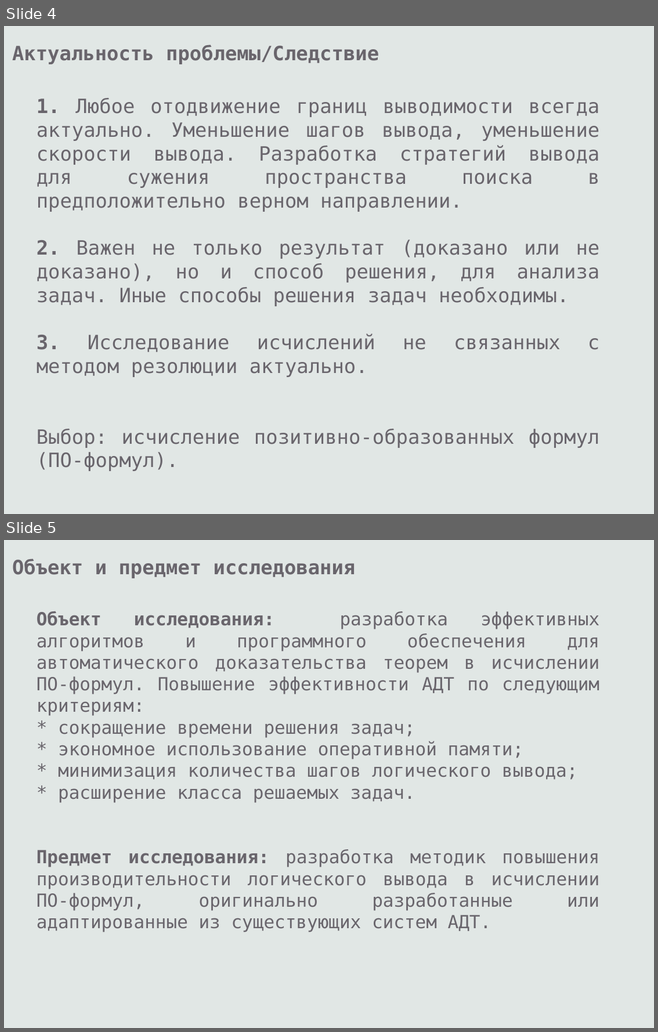
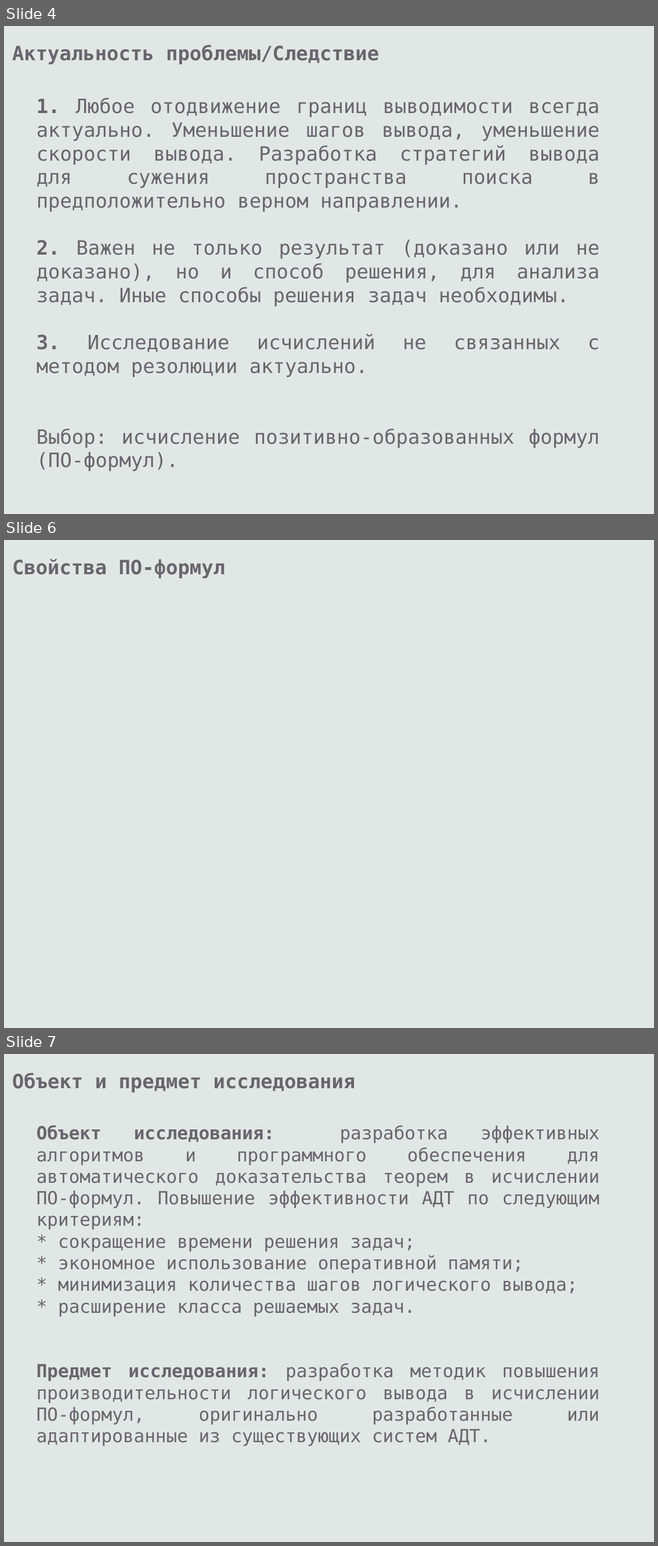
Before and after one commit to eugeneai/prisnif, a slide deck: brick/pres/pacman.odp. Shown one above the other, each under a label of ours: slides 4 and 5 before the commit, slides 4, 6 and 7 after it; the slides between them are not shown. The pictures are 658x1032 and 658x1546 pixels, drawn with LibreOffice and Linux fonts; fonts in the diff are those of the drawing. Boxes give left, top, right and bottom in pixels: in the first picture for what was removed or moved away, otherwise in the second. Text is boxed around its words. In the diff, an @@ line names an element or a change of style, - is before the commit and + after.

```diff
--- a/brick/pres/pacman.odp
+++ b/brick/pres/pacman.odp
@@ slide 6 added at (x1=4, y1=540, x2=654, y2=1028), background #E1E7E5 @@
@@ text added at (x1=12, y1=559, x2=226, y2=578), 24 pt, text #69656C, bold @@
+Свойства ПО-формул
@@ what was slide 5 is now slide 7 @@
```
Also in this commit, not shown: 8 slides changed, 2 other slides added, 4 other files.
